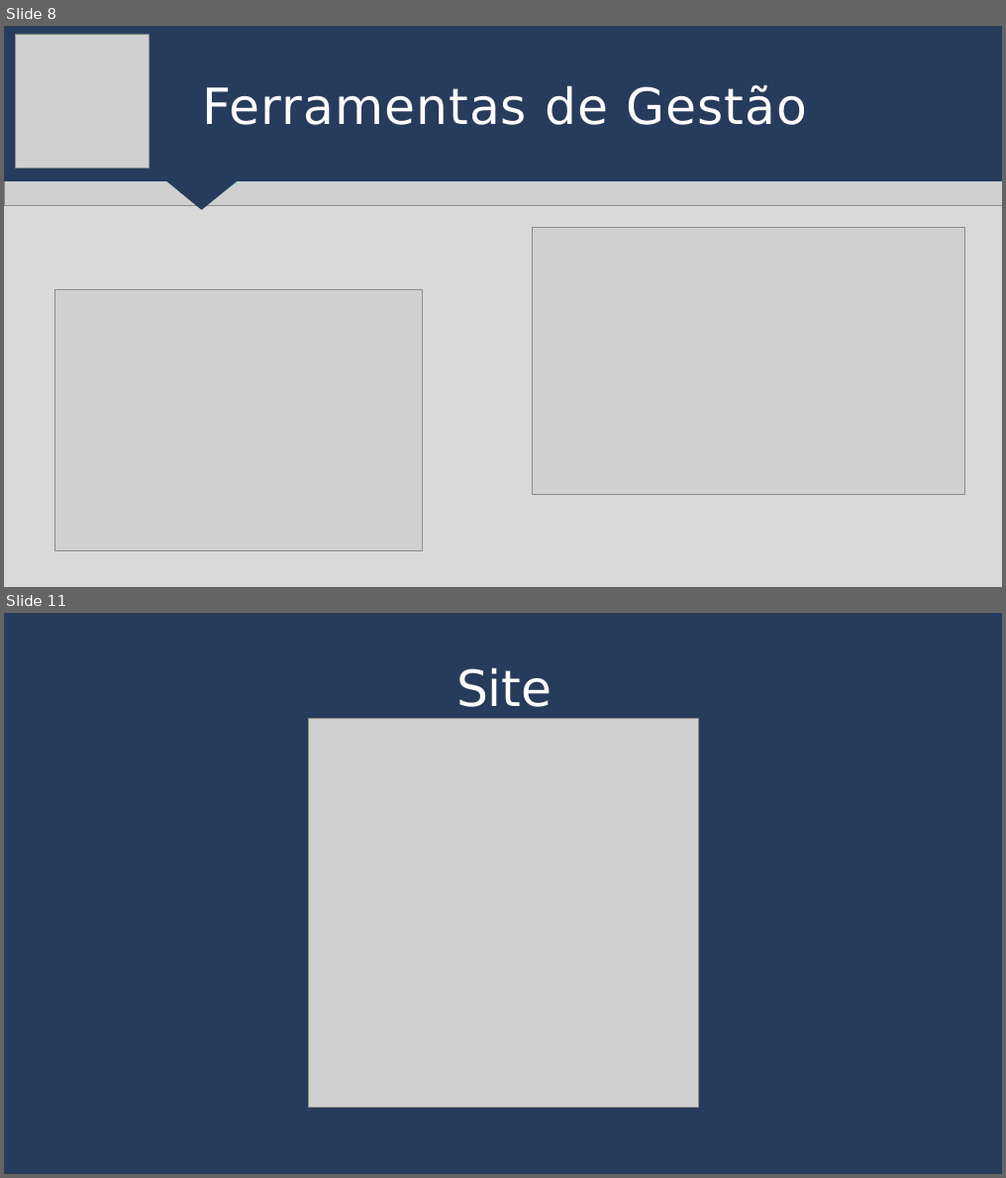
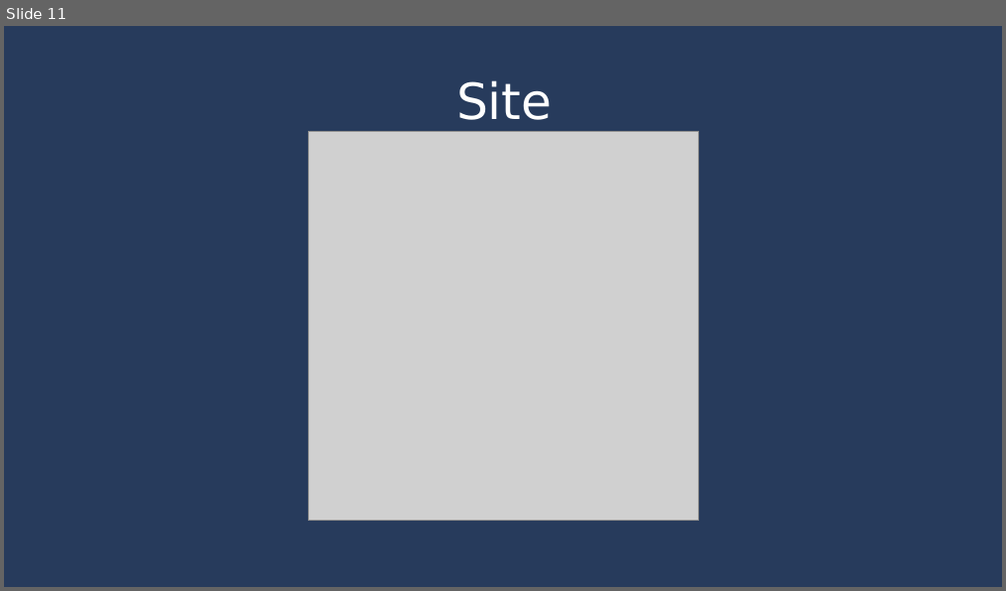
Before and after one commit to leticia-NCosta/TotemSystem, a slide deck: Apresentação para Sprint/Sprint 3/Slide sprint 3 grupo9 .pptx. Shown one above the other, each under a label of ours: slides 8 and 11 before the commit, slide 11 after it; the slides between them are not shown. The pictures are 1006x1178 and 1006x591 pixels, drawn with LibreOffice and Linux fonts; fonts in the diff are those of the drawing; grey boxes stand for pictures. Boxes give left, top, right and bottom in pixels: in the first picture for what was removed or moved away, otherwise in the second. Text is boxed around its words. In the diff, an @@ line names an element or a change of style, - is before the commit and + after.

```diff
--- a/Apresentação para Sprint/Sprint 3/Slide sprint 3 grupo9 .pptx
+++ b/Apresentação para Sprint/Sprint 3/Slide sprint 3 grupo9 .pptx
@@ slide 8 removed at (4,26,1002,587), background #FFFFFF; not listed: 1 template element that a slide beside it also shows @@
@@ group removed at (4,26,1002,206): 3 freeform shapes, 1 picture @@
@@ picture removed at (15,34,150,168) @@
@@ title removed at (203,85,807,125) @@
-Ferramentas de Gestão
@@ freeform shape removed at (165,149,239,209) @@
@@ freeform shape removed at (165,149,239,209) @@
@@ picture removed at (533,227,965,494) @@
@@ picture removed at (54,290,423,552) @@
```
Also in this commit, not shown: 2 slides changed, 1 slide added, 2 other slides removed, 1 other file.
